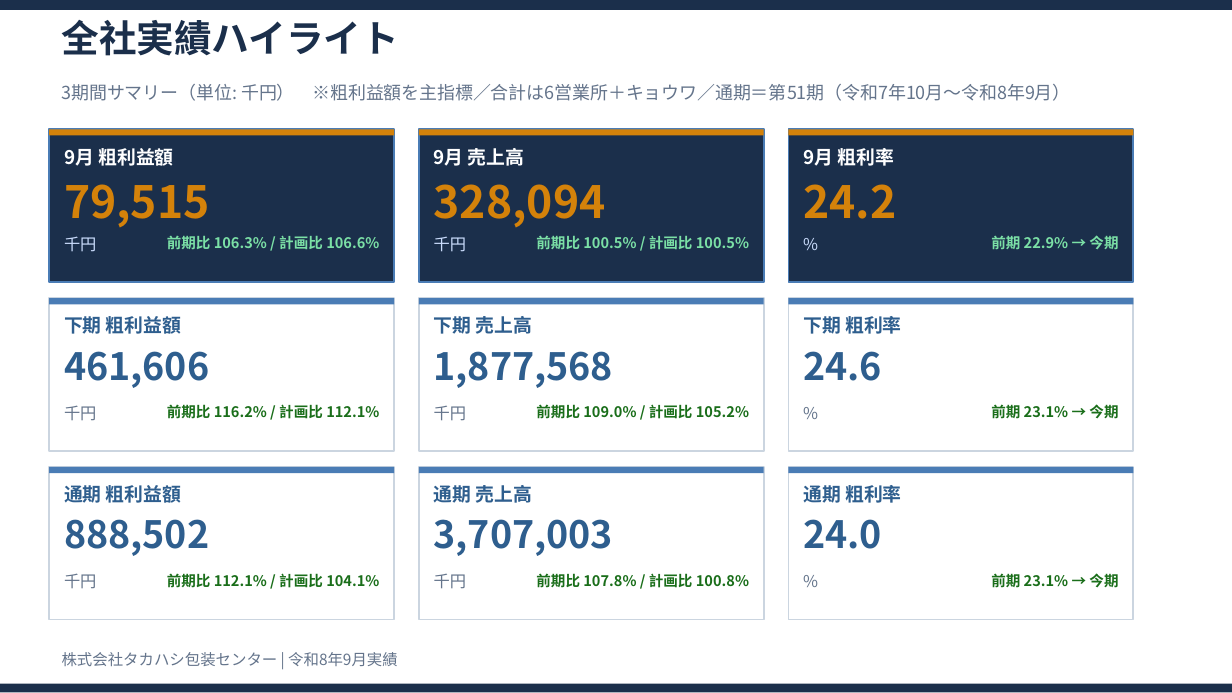
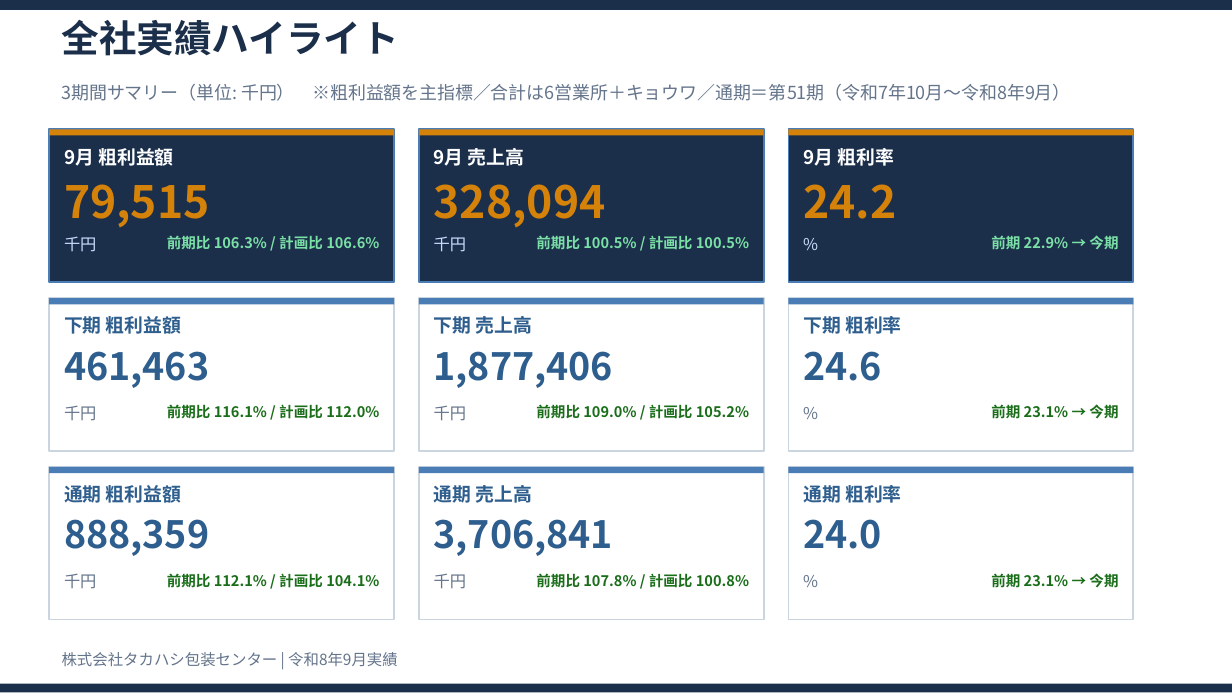
Before and after one commit to takahashihc/claudecode, a slide deck: slide 2 of reports/2026-09_月次実績報告/令和8年9月実績報告.pptx. Drawn at 1232x693 pixels with LibreOffice and Linux fonts; fonts in the diff are those of the drawing. Boxes give left, top, right and bottom in pixels: in the first picture for what was removed or moved away, otherwise in the second. Text is boxed around its words. In the diff, an @@ line names an element or a change of style, - is before the commit and + after.

```diff
--- a/reports/2026-09_月次実績報告/令和8年9月実績報告.pptx
+++ b/reports/2026-09_月次実績報告/令和8年9月実績報告.pptx
@@ text at (x1=64, y1=351, x2=209, y2=388): text changed @@
-461,606
+461,463
@@ text at (x1=434, y1=351, x2=614, y2=388): text changed @@
-1,877,568
+1,877,406
@@ text at (x1=167, y1=405, x2=379, y2=419): text changed @@
-前期比 116.2% / 計画比 112.1%
+前期比 116.1% / 計画比 112.0%
@@ text at (x1=64, y1=519, x2=209, y2=556): text changed @@
-888,502
+888,359
@@ text at (x1=434, y1=519, x2=614, y2=556): text changed @@
-3,707,003
+3,706,841
```
Also in this commit, not shown: 6 other slides changed, 19 other files.
